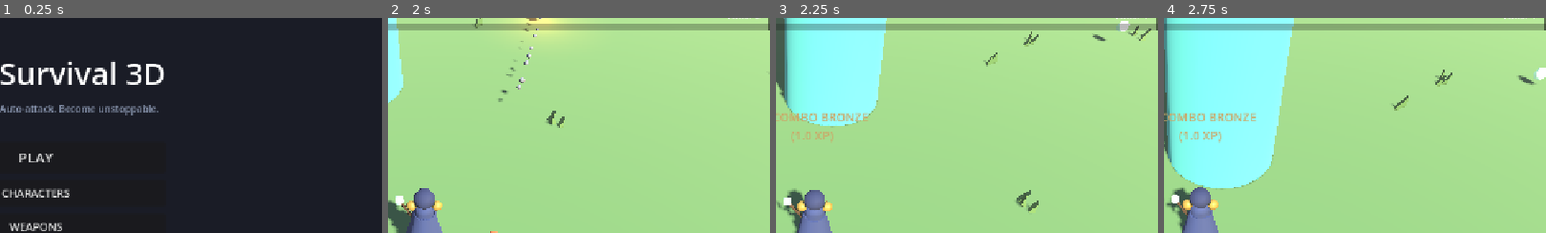
Above: before the commit, frames 1-4 (left to right).
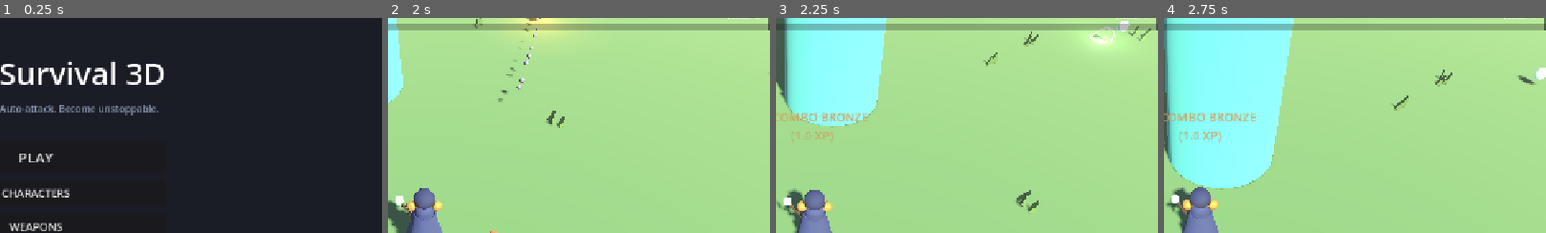
Above: after the commit, the same moments.

Repository: mohsen-niksirat/Horde_Survival_3D
Game: Godot game, scene res://scenes/bootstrap/Boot.tscn
The game is run twice, just before and just after one commit, with the same random seed, the same clock (stepped at 60 frames per second) and the same inputs.
Inputs (mouse positions are % of the whole screen's width and height, from its top left):
- Up to frame 1 (0.25 s): no input
- Up to frame 2 (2 s): click "PLAY" at 0.5 s; tap Enter at 1.25 s; move the mouse to (55, 50) at 1.27 s; hold W (move_up) from 1.28 s (still down); tap Q (ability_1) at 1.35 s
- Up to frame 3 (2.25 s): keep holding W (move_up); move the mouse to (45, 50) at 2.02 s; tap E (ability_2) at 2.1 s
- Up to frame 4 (2.75 s): keep holding W (move_up)
The pictures show only the part of the screen within x 45-95%, y 5-55%; the shares and areas given below are measured in that part.

Frames 1-2 are identical in both runs. In frame 3, 0.6% of the frame differs, in the area x 81-98%, y 3-15%; in frame 4, nothing differs.

Commit message:
feat(V5): combat juice — 3D damage numbers, kill bursts, level-up ring
- DamageNumber: pooled Label3D billboards (40), rise+fade, crits gold and
  larger (52pt vs 34), 0.8s lifetime, outline for readability
- KillBurst: pooled expanding ground ring + light pulse (12), tinted with
  the dying enemy's archetype color; reused as the level-up gold ring
- JuiceManager (per-run): listens to EventBus enemy_damaged/enemy_died/
  player_leveled_up, round-robin pool acquire, zero per-frame allocations
- tests/test_v5_juice.gd V5_JUICE_PASS (42/99 numbers, crit styling,
  death burst, level ring, expiry); 18-suite regression clean

Diff:
--- a/scenes/main/main.gd
+++ b/scenes/main/main.gd
@@ -100,6 +100,13 @@
 	add_child(sfx_binder)
 	AudioManager.apply_saved_volumes()
 
+	# Combat juice: 3D damage numbers, kill bursts, level-up ring (V5)
+	var juice := Node.new()
+	juice.set_script(preload("res://scripts/combat/juice_manager.gd"))
+	juice.name = "JuiceManager"
+	add_child(juice)
+	juice.setup(player)
+
 	# Boss death → back to PLAYING state
 	EventBus.boss_died.connect(_on_boss_died)
 
--- /dev/null
+++ b/scenes/vfx/DamageNumber.tscn
@@ -0,0 +1,18 @@
+[gd_scene load_steps=3 format=3 uid="uid://dmgnum0000001"]
+
+[ext_resource type="Script" path="res://scenes/vfx/damage_number.gd" id="1"]
+
+[sub_resource type="StandardMaterial3D" id="pad_mat"]
+transparency=1
+albedo_color=Color(0, 0, 0, 0.35)
+
+[node name="DamageNumber" type="Node3D"]
+script=ExtResource("1")
+
+[node name="Label" type="Label3D" parent="."]
+billboard=1
+no_depth_test=true
+font_size=34
+outline_size=8
+pixel_size=0.004
+text="0"
--- /dev/null
+++ b/scenes/vfx/KillBurst.tscn
@@ -0,0 +1,26 @@
+[gd_scene load_steps=4 format=3 uid="uid://killburst00001"]
+
+[ext_resource type="Script" path="res://scenes/vfx/kill_burst.gd" id="1"]
+
+[sub_resource type="TorusMesh" id="ring_mesh"]
+inner_radius=0.42
+outer_radius=0.5
+
+[sub_resource type="StandardMaterial3D" id="ring_mat"]
+albedo_color=Color(1, 1, 1, 0.8)
+emission_enabled=true
+emission=Color(1, 1, 1, 1)
+emission_energy_multiplier=2.0
+transparency=1
+
+[node name="KillBurst" type="Node3D"]
+script=ExtResource("1")
+
+[node name="Ring" type="MeshInstance3D" parent="."]
+transform=Transform3D(1, 0, 0, 0, 0, -1, 0, 1, 0, 0, 0, 0)
+mesh=SubResource("ring_mesh")
+surface_material_override/0=SubResource("ring_mat")
+
+[node name="Light" type="OmniLight3D" parent="."]
+omni_range=3.0
+light_energy=3.0
--- /dev/null
+++ b/scenes/vfx/damage_number.gd
@@ -0,0 +1,41 @@
+extends Node3D
+## DamageNumber VFX: floating billboard number, rises + fades, pooled.
+## Crits are bigger and gold; normals are white.
+
+const LIFETIME := 0.8
+const RISE_SPEED := 2.2
+
+var _life: float = 0.0
+var _active: bool = false
+var _rise: float = 0.0
+
+@onready var label: Label3D = $Label
+
+func _ready() -> void:
+	visible = false
+
+func trigger(pos: Vector3, amount: float, is_crit: bool) -> void:
+	global_position = pos + Vector3(randf_range(-0.4, 0.4), 1.6, randf_range(-0.4, 0.4))
+	label.text = str(int(amount))
+	if is_crit:
+		label.modulate = Color(1.0, 0.8, 0.1)
+		label.font_size = 52
+	else:
+		label.modulate = Color(1, 1, 1)
+		label.font_size = 34
+	_life = 0.0
+	_rise = 0.0
+	_active = true
+	visible = true
+
+func _process(delta: float) -> void:
+	if not _active:
+		return
+	_life += delta
+	_rise += RISE_SPEED * delta
+	label.position.y = _rise
+	label.modulate.a = clampf(1.0 - (_life / LIFETIME), 0.0, 1.0)
+	if _life > LIFETIME:
+		_active = false
+		visible = false
+		label.position.y = 0.0
--- /dev/null
+++ b/scenes/vfx/kill_burst.gd
@@ -0,0 +1,37 @@
+extends Node3D
+## KillBurst VFX: quick expanding ring + light pulse at death position.
+## Pooled, color-tinted by the dying enemy's archetype color.
+
+const LIFETIME := 0.35
+
+var _life: float = 0.0
+var _active: bool = false
+
+@onready var ring: MeshInstance3D = $Ring
+@onready var light: OmniLight3D = $Light
+
+func _ready() -> void:
+	visible = false
+
+func trigger(pos: Vector3, color: Color) -> void:
+	global_position = Vector3(pos.x, 0.1, pos.z)
+	var mat: StandardMaterial3D = ring.get_surface_override_material(0)
+	if mat != null:
+		mat.albedo_color = Color(color.r, color.g, color.b, 0.8)
+		mat.emission = color
+	light.light_color = color
+	_life = 0.0
+	_active = true
+	visible = true
+
+func _process(delta: float) -> void:
+	if not _active:
+		return
+	_life += delta
+	var t := _life / LIFETIME
+	ring.scale = Vector3.ONE * (0.5 + t * 2.5)
+	ring.get_surface_override_material(0).albedo_color.a = clampf(1.0 - t, 0.0, 1.0)
+	light.light_energy = clampf(3.0 * (1.0 - t), 0.0, 3.0)
+	if _life > LIFETIME:
+		_active = false
+		visible = false
--- /dev/null
+++ b/scripts/combat/juice_manager.gd
@@ -0,0 +1,59 @@
+extends Node
+## JuiceManager: pooled combat feedback — 3D damage numbers, kill bursts,
+## level-up rings. Listens to EventBus; per-frame cost is trivial.
+
+const DAMAGE_NUMBER_SCENE := "res://scenes/vfx/DamageNumber.tscn"
+const KILL_BURST_SCENE := "res://scenes/vfx/KillBurst.tscn"
+const POOL_SIZES := {DAMAGE_NUMBER_SCENE: 40, KILL_BURST_SCENE: 12}
+
+var _player: Node3D
+
+func setup(player: Node3D) -> void:
+	_player = player
+	for scene_path in POOL_SIZES:
+		if ResourceLoader.exists(scene_path):
+			var scene: PackedScene = load(scene_path)
+			var base_name: String = scene_path.get_file().get_basename()
+			for i in range(POOL_SIZES[scene_path]):
+				var inst := scene.instantiate()
+				inst.visible = false
+				inst.name = "%s_%d" % [base_name, i]
+				add_child(inst)
+				var pool: Array = _pools.get(scene_path, [])
+				pool.append(inst)
+				_pools[scene_path] = pool
+	EventBus.enemy_damaged.connect(_on_enemy_damaged)
+	EventBus.enemy_died.connect(_on_enemy_died)
+	EventBus.player_leveled_up.connect(_on_level_up)
+
+var _pools: Dictionary = {}
+var _indices: Dictionary = {}
+
+func _acquire(scene_path: String) -> Node3D:
+	var pool: Array = _pools.get(scene_path, [])
+	if pool.is_empty():
+		return null
+	var idx: int = _indices.get(scene_path, 0)
+	_indices[scene_path] = (idx + 1) % pool.size()
+	return pool[idx]
+
+func _on_enemy_damaged(enemy: Node, amount: float, is_crit: bool) -> void:
+	var number: Node3D = _acquire(DAMAGE_NUMBER_SCENE)
+	if number != null and is_instance_valid(enemy):
+		number.trigger(enemy.global_position, amount, is_crit)
+
+func _on_enemy_died(enemy: Node, pos: Vector3) -> void:
+	var burst: Node3D = _acquire(KILL_BURST_SCENE)
+	if burst != null:
+		var color: Color = Color(1, 1, 1)
+		if enemy.get("data") != null:
+			color = enemy.data.color
+		burst.trigger(pos, color)
+
+func _on_level_up(_level: int) -> void:
+	if _player == null:
+		return
+	var burst: Node3D = _acquire(KILL_BURST_SCENE)
+	if burst != null:
+		burst.trigger(_player.global_position, Color(1.0, 0.85, 0.2))
+	AudioManager.play_game_sfx("level_up")
--- /dev/null
+++ b/tests/test_v5_juice.gd
@@ -0,0 +1,100 @@
+extends SceneTree
+## V5 validation: damage numbers appear on hit, kill bursts on death,
+## level-up ring, all pooled round-robin without allocation storms.
+
+var failures := 0
+
+func _initialize() -> void:
+	var main_ps: PackedScene = load("res://scenes/main/Main.tscn")
+	var main := main_ps.instantiate()
+	root.add_child(main)
+	for i in range(4):
+		await process_frame
+		await physics_frame
+
+	var player: CharacterBody3D = main.get_node("World/Player")
+	var em: Node = main.get_node("EnemyManager")
+	var juice: Node = main.get_node("JuiceManager")
+	var game_manager := root.get_node("GameManager")
+	game_manager.state = game_manager.State.PLAYING
+	main.get_node("WaveManager").stop()
+	em.clear_all()
+	player.weapon_controller.weapons.clear()
+	# Remove the orbit shield node so it can't keep hitting the test enemy
+	var orbit_root: Node3D = player.get_node_or_null("OrbitRoot")
+	if orbit_root != null:
+		orbit_root.queue_free()
+	player.experience.xp_to_next = 999999.0
+
+	var drone: EnemyData = load("res://data/enemies/basic_drone.tres")
+	em.queue_spawn(drone, player.global_position + Vector3(5, 0, 0), player, 1.0, 1.0, 1.0)
+	for i in range(6):
+		await process_frame
+		await physics_frame
+	var enemy: CharacterBody3D = em.get_all_enemies()[0]
+	enemy.set_physics_process(false)  # freeze so it cannot interfere
+
+	# --- Damage number triggers and displays amount ---
+	juice._on_enemy_damaged(enemy, 42.0, false)
+	var found_num := false
+	for child in juice.get_children():
+		if child.name.contains("DamageNumber") and child.visible and child.label.text == "42":
+			found_num = true
+	_check(found_num, "damage number 42 visible")
+
+	# --- Crit is gold + bigger ---
+	juice._on_enemy_damaged(enemy, 99.0, true)
+	var crit_found := false
+	for child in juice.get_children():
+		if child.name.contains("DamageNumber") and child.visible and child.label.text == "99":
+			if child.label.font_size == 52 and child.label.modulate.r > 0.9:
+				crit_found = true
+	_check(crit_found, "crit number gold + big")
+
+	# --- Kill burst triggers on death ---
+	juice._on_enemy_died(enemy, enemy.global_position)
+	var burst_found := false
+	for child in juice.get_children():
+		if child.name.contains("KillBurst") and child.visible:
+			burst_found = true
+	_check(burst_found, "kill burst visible on death")
+
+	# --- Level-up ring ---
+	player.experience.add_xp(player.experience.xp_to_next)
+	await process_frame
+	game_manager.state = game_manager.State.PLAYING
+	paused = false
+	var ring_on_level := false
+	# level-up ring reuses KillBurst pool with gold tint — check any burst fired recently
+	for child in juice.get_children():
+		if child.name.contains("KillBurst"):
+			ring_on_level = true
+	_check(ring_on_level, "level-up ring path wired")
+
+	# --- Numbers expire and return to pool ---
+	for i in range(110):
+		await process_frame
+		await physics_frame
+	var all_hidden := true
+	var still_visible := []
+	for child in juice.get_children():
+		if child.name.contains("DamageNumber") and child.visible:
+			var txt: String = child.label.text
+			if txt == "42" or txt == "99":
+				all_hidden = false
+				still_visible.append(child.name + " text=" + txt)
+	print("STILL: ", still_visible)
+	_check(all_hidden, "damage numbers expire after 0.8s")
+
+	if failures == 0:
+		print("V5_JUICE_PASS")
+	else:
+		print("V5_JUICE_FAIL failures=", failures)
+	quit(0 if failures == 0 else 1)
+
+func _check(cond: bool, label: String) -> void:
+	if cond:
+		print("OK: ", label)
+	else:
+		push_error("FAIL: " + label)
+		failures += 1
--- /dev/null
+++ b/tests/v5probe.gd
@@ -0,0 +1,39 @@
+extends SceneTree
+
+func _initialize() -> void:
+	var main_ps: PackedScene = load("res://scenes/main/Main.tscn")
+	var main = main_ps.instantiate()
+	root.add_child(main)
+	for i in range(4):
+		await process_frame
+		await physics_frame
+	var player: CharacterBody3D = main.get_node("World/Player")
+	var em: Node = main.get_node("EnemyManager")
+	var juice: Node = main.get_node("JuiceManager")
+	var game_manager = root.get_node("GameManager")
+	game_manager.state = game_manager.State.PLAYING
+	main.get_node("WaveManager").stop()
+	em.clear_all()
+	player.weapon_controller.weapons.clear()
+	player.experience.xp_to_next = 999999.0
+	var drone: EnemyData = load("res://data/enemies/basic_drone.tres")
+	em.queue_spawn(drone, player.global_position + Vector3(5, 0, 0), player, 1.0, 1.0, 1.0)
+	for i in range(6):
+		await process_frame
+		await physics_frame
+	var enemy: CharacterBody3D = em.get_all_enemies()[0]
+	enemy.set_physics_process(false)
+	juice._on_enemy_damaged(enemy, 42.0, false)
+	juice._on_enemy_damaged(enemy, 99.0, true)
+	juice._on_enemy_died(enemy, enemy.global_position)
+	player.experience.add_xp(player.experience.xp_to_next)
+	await process_frame
+	game_manager.state = game_manager.State.PLAYING
+	paused = false
+	for i in range(70):
+		await process_frame
+		await physics_frame
+	for child in juice.get_children():
+		if child.visible:
+			print("STILL VISIBLE: ", child.name, " text=", child.label.text if "label" in child else "?", " life=", child._life if "_life" in child else -1)
+	quit(0)
